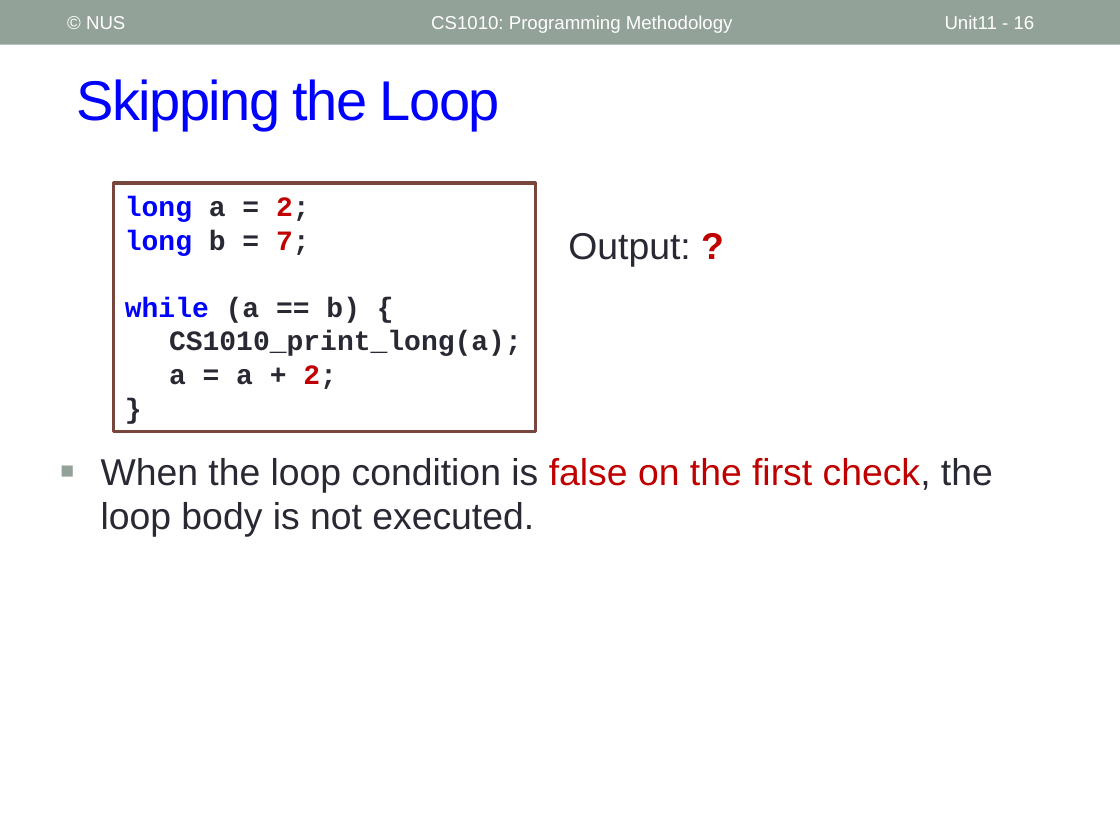
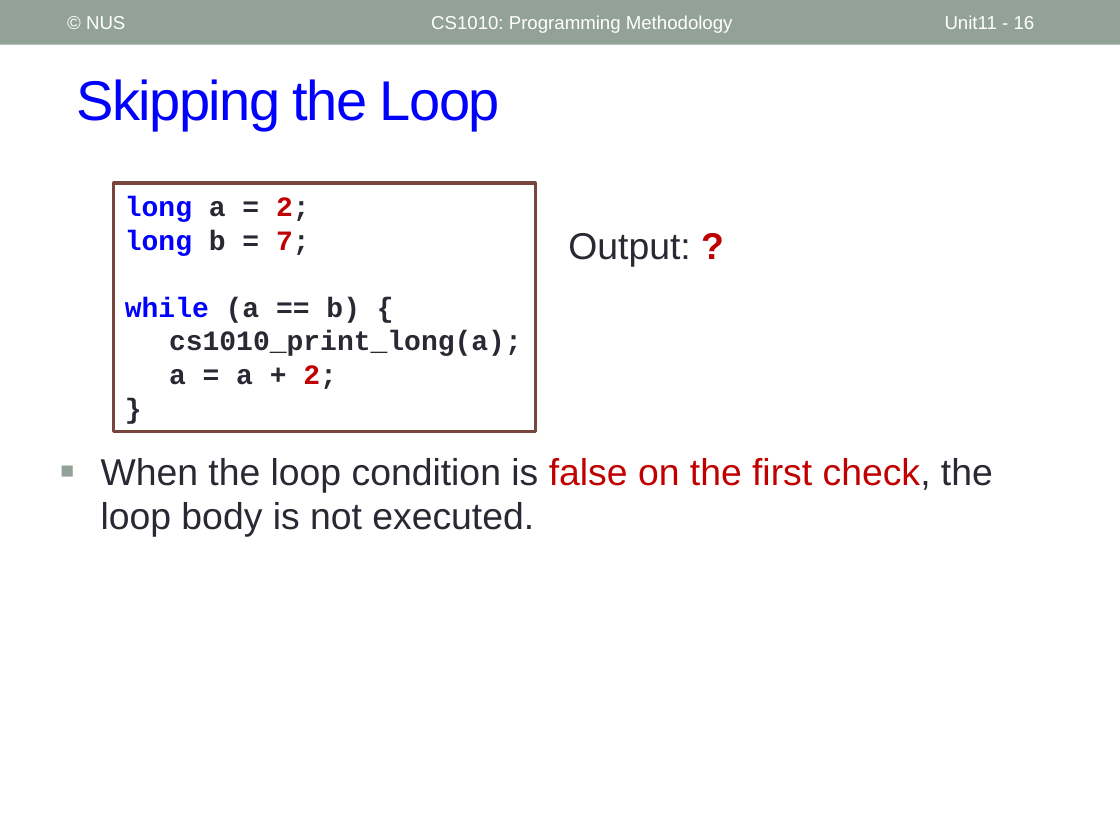
Before and after one commit to nus-cs1010-2526-s2/website, a slide deck: slide 16 of slides/Week5.pptx. Drawn at 1120x840 pixels with LibreOffice and Linux fonts; fonts in the diff are those of the drawing. Boxes give left, top, right and bottom in pixels: in the first picture for what was removed or moved away, otherwise in the second. Text is boxed around its words. In the diff, an @@ line names an element or a change of style, - is before the commit and + after.

```diff
--- a/slides/Week5.pptx
+++ b/slides/Week5.pptx
@@ text in rectangle at <box>169,331,522,356</box>: text changed @@
-CS1010_print_long(a);
+cs1010_print_long(a);
```
Also in this commit, not shown: 1 other slide changed, 31 other files.
